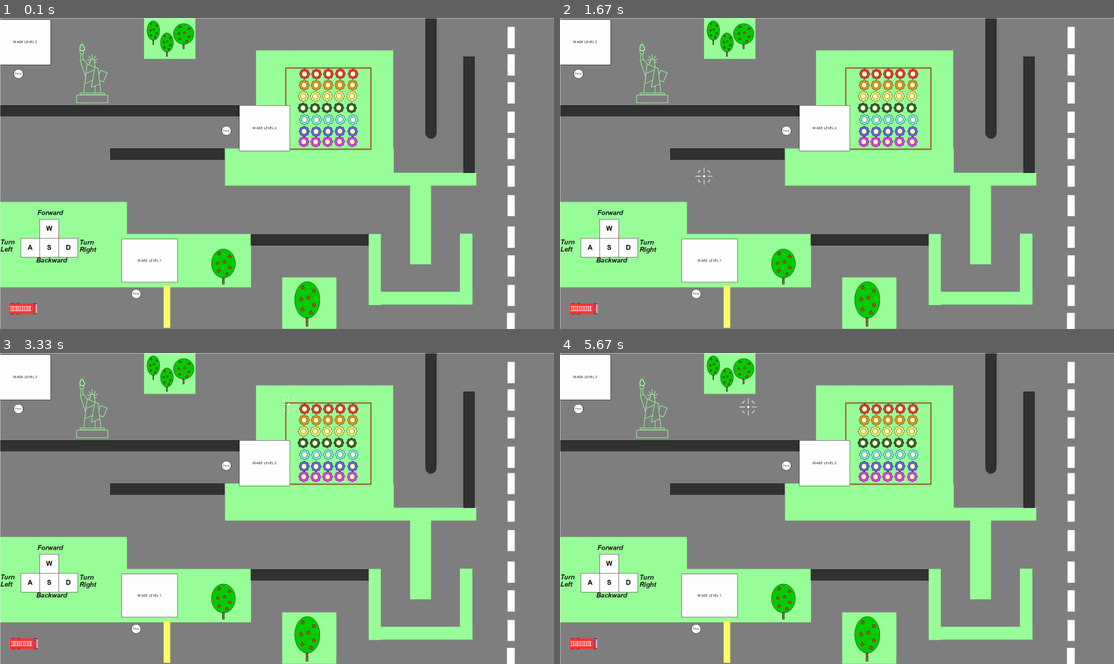
Above: before the commit, frames 1-4 (two rows, left to right).
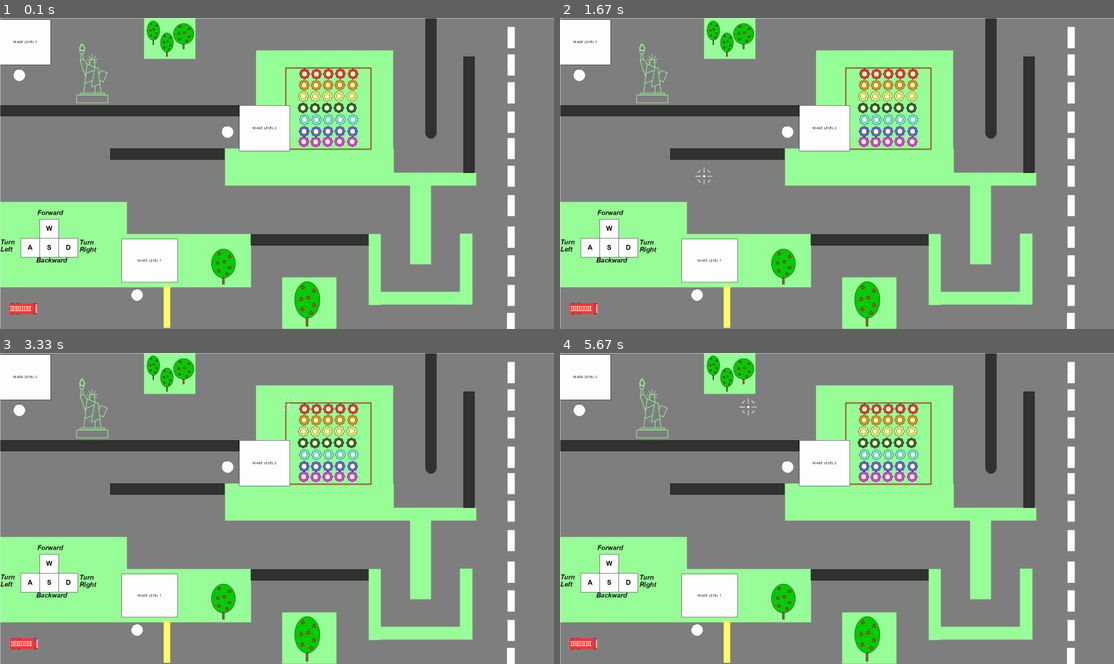
Above: after the commit, the same moments.

Repository: SilverSteelSam/PygameProject
Game: pygame game, started from main.py
Two runs of this game, one before a commit and one after it. Both use one fixed random seed, a clock stepped at 60 frames per second and the inputs below.
Inputs (mouse positions are in pixels of both pictures, inside the frame that each line leads up to):
- Up to frame 1 (0.1 s): no input
- Up to frame 2 (1.67 s): hold Right 0.33-0.8 s; move the mouse to (814, 189) at 0.37 s; hold Up 0.83-1.13 s; move the mouse to (1014, 164) at 0.87 s; hold Right 1.17-1.63 s; move the mouse to (704, 176) at 1.2 s
- Up to frame 3 (3.33 s): hold Left 1.67-2.2 s; move the mouse to (105, 461) at 1.7 s; hold Down 2.23-2.53 s; move the mouse to (360, 399) at 2.27 s; hold Left 2.57-2.97 s; move the mouse to (343, 536) at 2.6 s; hold Up from 3 s (still down); move the mouse to (288, 402) at 3.03 s
- Up to frame 4 (5.67 s): release Up at 3.37 s; hold Right 3.4-4.03 s; move the mouse to (637, 499) at 3.43 s; hold Down 4.07-4.43 s; move the mouse to (842, 542) at 4.1 s; hold Left 4.47-4.93 s; move the mouse to (820, 455) at 4.5 s; hold Right 4.97-5.43 s; move the mouse to (981, 558) at 5 s; hold Up from 5.47 s (still down); move the mouse to (748, 405) at 5.5 s

The runs differ from the first frame. In frame 1, 0.1% of the frame differs, in the area x 2-43%, y 16-91%; in frame 2, 0.1%; in frame 3, 0.1%; in frame 4, 0.1%.

Commit message:
added portals on trace

Diff:
--- a/main.py
+++ b/main.py
@@ -206,6 +206,23 @@
 
         self.dif_angle = 0
 
+    def set_pos(self, pos):
+        self.x, self.y = pos
+        self.dif_angle = -1 * self.angle + 90
+        self.update()
+
+
+class Portal(pygame.sprite.Sprite):
+    def __init__(self, x, y, num, lvl):
+        super().__init__()
+        self.image = pygame.surface.Surface((40, 40))
+        self.image.set_colorkey((0, 0, 0))
+        pygame.draw.circle(self.image, pygame.Color("white"), (20, 20), 20)
+        self.rect = self.image.get_rect()
+        self.rect.x, self.rect.y = x, y
+        self.num = num
+        self.lvl = lvl
+
 
 class Key(pygame.sprite.Sprite):
     def __init__(self, x, y, color):
@@ -753,6 +770,12 @@
 
     car = Car(*pos, trace)
 
+    portals = pygame.sprite.Group(
+        Portal(455, 942, 3, 1),
+        Portal(769, 376, 8, 2),
+        Portal(47, 179, 21, 3)
+    )
+
     back = True
     running = True
     pygame.mouse.set_visible(False)
@@ -818,6 +841,7 @@
         bullets_group.update()
         bullets_group.draw(display)
         trace.draw(display)
+        portals.draw(display)
 
         for sprite in bullets_group:
             if pygame.sprite.spritecollideany(sprite, trace):
@@ -831,6 +855,16 @@
                         sound.set_volume(0.05)
                         sound.play()
                         wall.kill()
+
+        for portal in portals:
+            if pygame.sprite.collide_mask(portal, car):
+                x, y, num, lvl = 0, 0, portal.num, portal.lvl
+                maze_level = Maze()
+                game(screen,
+                     maze_level,
+                     Player(x, y, num_of_shoots=num, level=lvl),
+                     keys=pygame.sprite.Group())
+                car.set_pos(pos)
 
         screen.blit(pygame.transform.scale(display, RESOLUTION), (0, 0))
         pygame.display.update()
